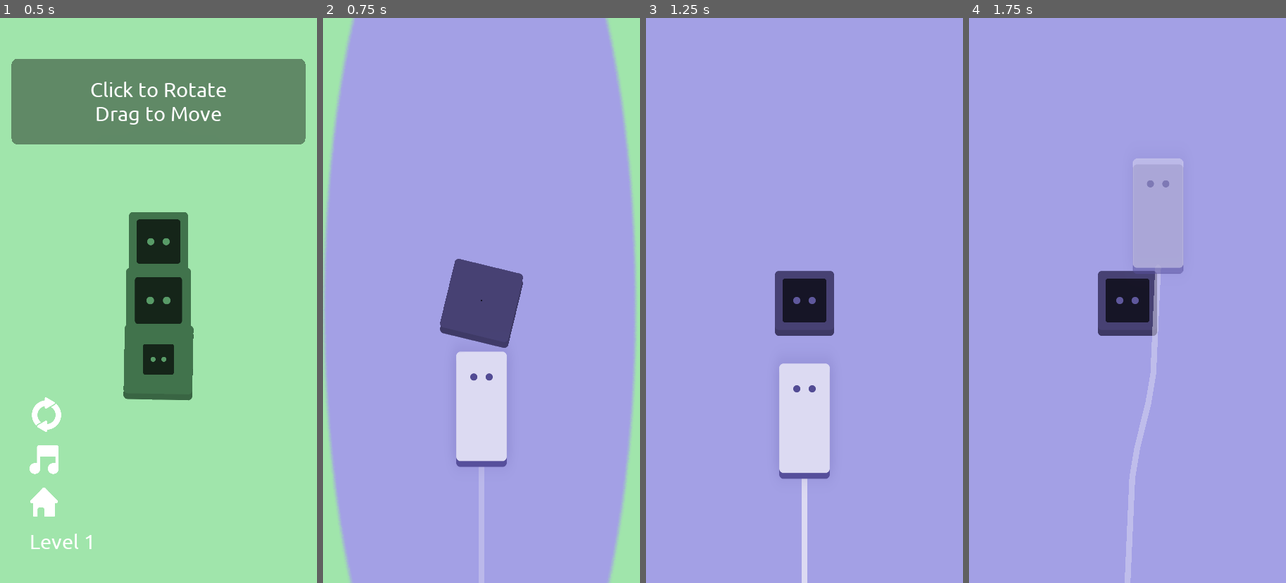
Above: before the commit, frames 1-4 (left to right).
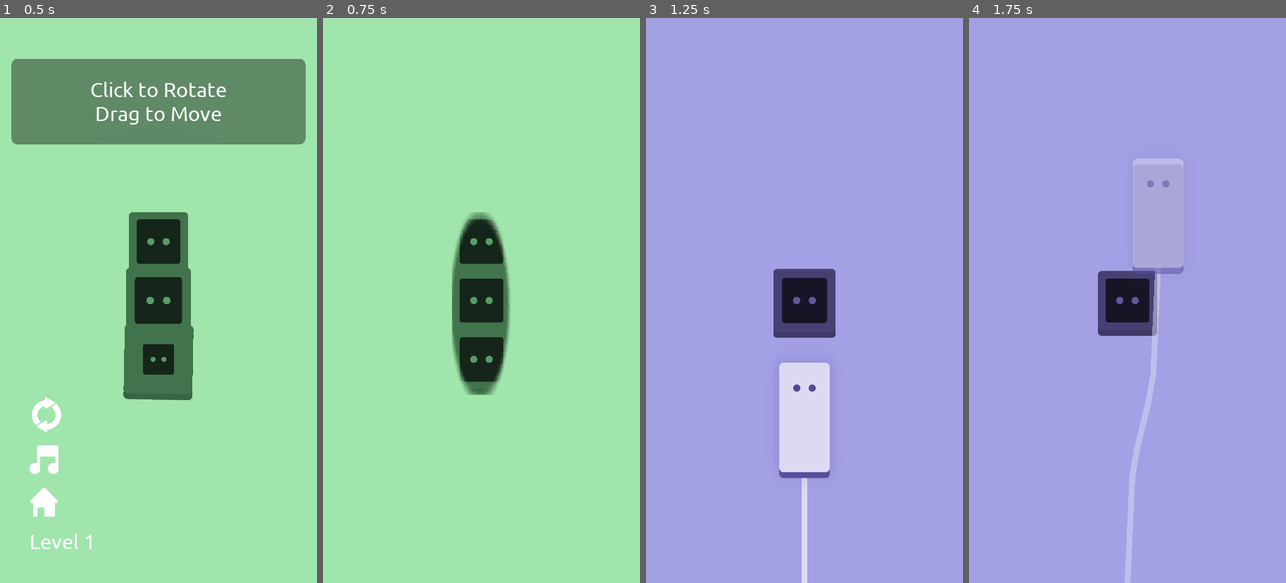
Above: after the commit, the same moments.

Repository: unSAME-Studio/ProjectOutlet
Game: Godot game, scene res://scenes/Main.tscn
Two runs of this game, one before a commit and one after it. Both use one fixed random seed, a clock stepped at 60 frames per second and the inputs below. This scene is started directly instead of the project's main scene.
Inputs (mouse positions are in pixels of both pictures, inside the frame that each line leads up to):
- Up to frame 1 (0.5 s): no input
- Up to frame 2 (0.75 s): click (367, 503) at 0.5 s
- Up to frame 3 (1.25 s): no input
- Up to frame 4 (1.75 s): drag from (1127, 419) to (1159, 176) at 1.27 s

Frame 1 is identical in both runs. In frame 2, 93% of the frame differs, in the area x 0-100%, y 0-100%; in frame 3, 0.4%; in frame 4, less than 0.1%.

Commit message:
Update Main.gd

Diff:
--- a/scenes/Main.gd
+++ b/scenes/Main.gd
@@ -64,7 +64,8 @@
 
 
 func _on_HomeButton_pressed():
-	get_tree().change_scene("res://scenes/Menu.tscn")
+	#get_tree().change_scene("res://scenes/Menu.tscn")
+	TransitionManager.play_out("res://scenes/Menu.tscn")
 
 
 func _on_Next_pressed():
@@ -75,4 +76,4 @@
 		TransitionManager.play_out("res://scenes/Main.tscn")
 	else:
 		#get_tree().change_scene("res://scenes/Menu.tscn")
-		TransitionManager.play_in("res://scenes/Menu.tscn")
+		TransitionManager.play_out("res://scenes/Menu.tscn")
